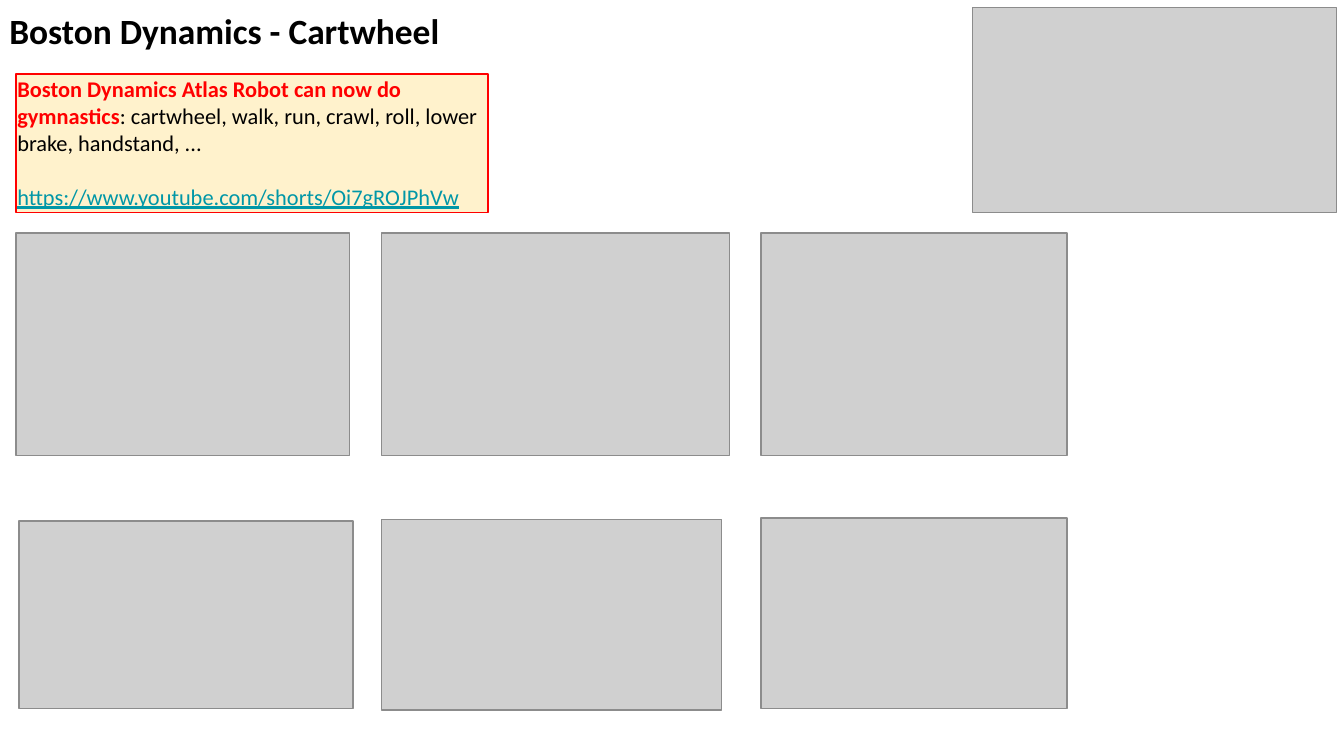
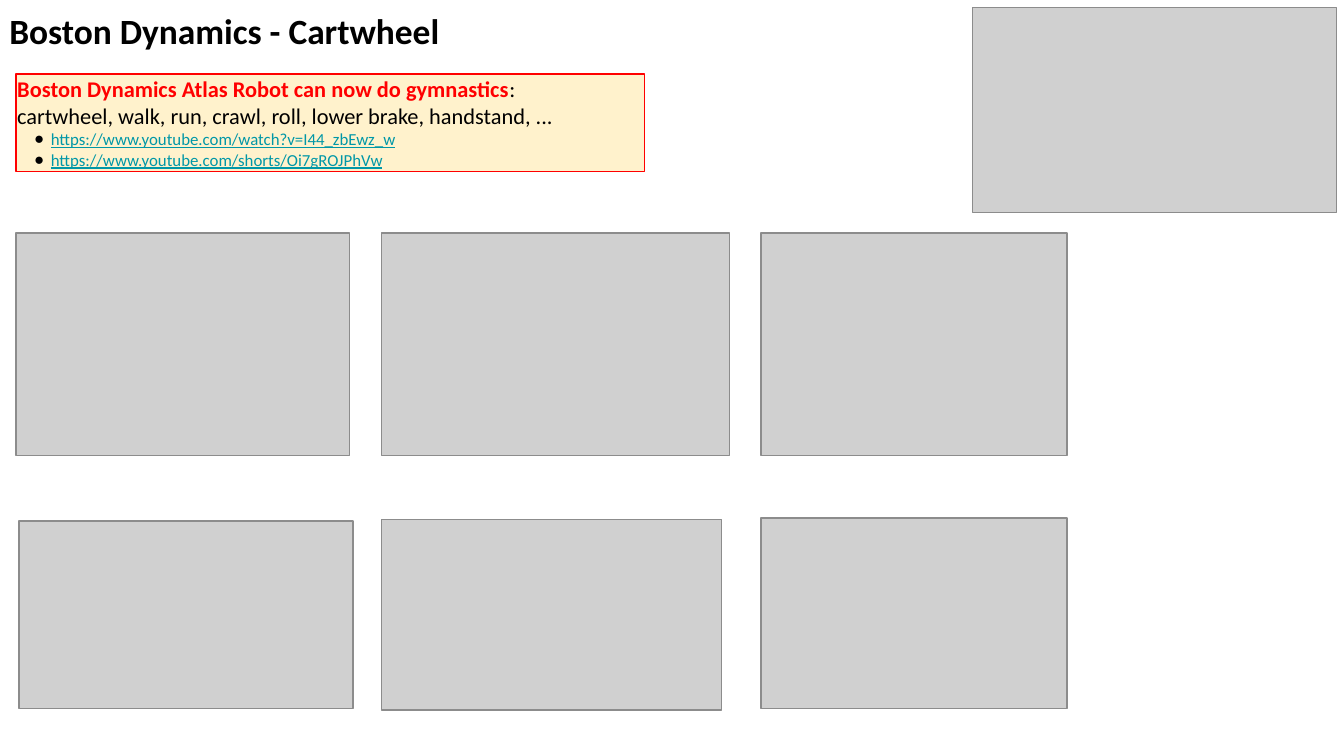
Before and after one commit to lselector/seminar, a slide deck: slide 15 of 2025/2025-03-21-AI-Updates.pptx (slide 14 before the commit). Drawn at 1344x756 pixels with LibreOffice and Linux fonts; fonts in the diff are those of the drawing; grey boxes stand for pictures. Boxes give left, top, right and bottom in pixels: in the first picture for what was removed or moved away, otherwise in the second. Text is boxed around its words. In the diff, an @@ line names an element or a change of style, - is before the commit and + after.

```diff
--- a/2025/2025-03-21-AI-Updates.pptx
+++ b/2025/2025-03-21-AI-Updates.pptx
@@ rectangle "Boston Dynamics Atlas Robot can ...": place and size @@
-rectangle "Boston Dynamics Atlas Robot can ..." at bbox=[16, 74, 488, 212]
+rectangle "Boston Dynamics Atlas Robot can ..." at bbox=[16, 74, 645, 172]
@@ text in rectangle at bbox=[17, 81, 530, 148]: text changed @@
-Boston Dynamics Atlas Robot can now do gymnastics: cartwheel, walk, run, crawl, roll, lower brake, handstand, ...
+Boston Dynamics Atlas Robot can now do gymnastics:
+cartwheel, walk, run, crawl, roll, lower brake, handstand, ...
+● https://www.youtube.com/watch?v=I44_zbEwz_w
@@ text in rectangle at bbox=[51, 154, 383, 169]: size 12 to 9 pt in "https://www.youtube.com/shorts/Oi7gROJPhVw"; bullet none to ● @@
```
Also in this commit, not shown: 7 other slides changed, 2 slides added.
